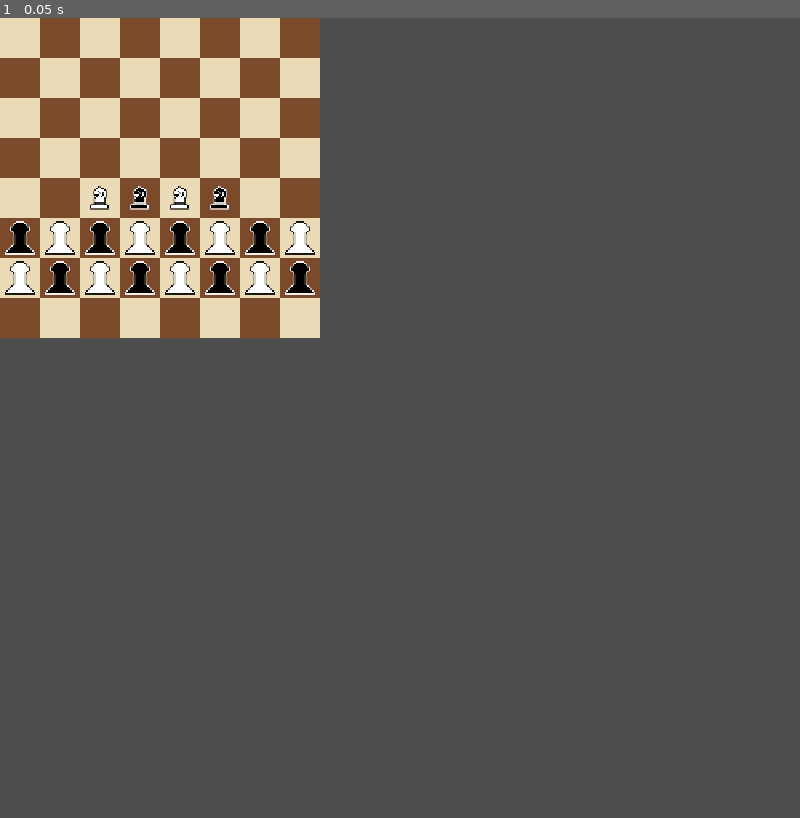
Above: before the commit, frame 1.
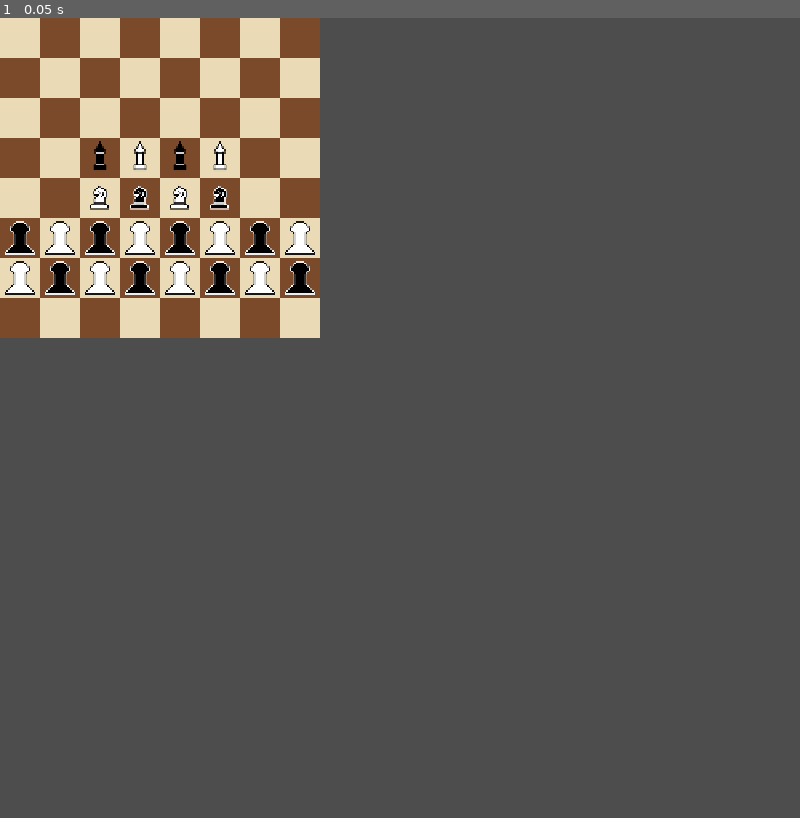
Above: after the commit, the same moment.

Repository: codebyabarrios/Pyramid-Chess
Game: Godot game, scene res://scenes/main.tscn
Same seed, same stepped clock (60 frames per second), same inputs: the game is played once before the commit and once after it.
Inputs:
- Up to frame 1 (0.05 s): no input

The runs differ from the first frame. In frame 1, 0.2% of the frame differs, in the area x 11-29%, y 15-19%.

Commit message:
Añadiendo los sprites de los alfiles y su disposicion en el tablero de manera alternada entre ellos

Diff:
--- /dev/null
+++ b/scenes/bishop/bishop.gd
@@ -0,0 +1,8 @@
+extends Node2D
+
+var grid_position = Vector2i.ZERO
+var is_white = true
+
+func set_side(white: bool, texture_path: String):
+	is_white=white
+	$Sprite2D.texture = load(texture_path)
--- /dev/null
+++ b/scenes/bishop/bishop.tscn
@@ -0,0 +1,10 @@
+[gd_scene format=3 uid="uid://c0t666jjjr1a1"]
+
+[ext_resource type="Script" uid="uid://bbidlfoih354w" path="res://scenes/bishop/bishop.gd" id="1_os63u"]
+[ext_resource type="Texture2D" uid="uid://bigja4a58ju2n" path="res://scenes/bishop/white_bishop.png" id="2_1fyf2"]
+
+[node name="Bishop" type="Node2D" unique_id=1334100779]
+script = ExtResource("1_os63u")
+
+[node name="Sprite2D" type="Sprite2D" parent="." unique_id=1285889952]
+texture = ExtResource("2_1fyf2")
--- a/scenes/board.gd
+++ b/scenes/board.gd
@@ -11,6 +11,11 @@
 @onready var horse_scene=preload("res://scenes/horse/horse.tscn")
 @onready var black_horse_tex="res://scenes/horse/black_horse.png"
 @onready var white_horse_tex="res://scenes/horse/white_horse.png"
+@onready var bishop_scene=preload("res://scenes/bishop/bishop.tscn")
+@onready var white_bishop_tex="res://scenes/bishop/white_bishop.png"
+@onready var black_bishop_tex="res://scenes/bishop/black_bishop.png"
+
+
 
 var board = []
 
@@ -27,7 +32,17 @@
 
 						var current_piece = null
 
-						if y == 4:
+						if y == 3:
+							if x >= 2 and x <= 5:
+								current_piece = bishop_scene.instantiate()
+								current_piece.grid_position = Vector2i(x, y)
+								if(x + y) % 2 == 0:
+										current_piece.set_side(true, white_bishop_tex)
+								else:
+										current_piece.set_side(false, black_bishop_tex)
+							else:
+								current_piece = null
+						elif y == 4:
 							if x >= 2 and x <= 5:
 								current_piece = horse_scene.instantiate()
 								current_piece.grid_position = Vector2i(x, y)
Binary file added: Game assets/black_bishop.png
Not shown, added: Game assets/black_bishop.png.import
Binary file added: Game assets/white_bishop.png
Not shown, added: Game assets/white_bishop.png.import
Not shown, added: scenes/bishop/bishop.gd.uid
Binary file added: scenes/bishop/black_bishop.png
Not shown, added: scenes/bishop/black_bishop.png.import
Binary file added: scenes/bishop/white_bishop.png
Not shown, added: scenes/bishop/white_bishop.png.import
